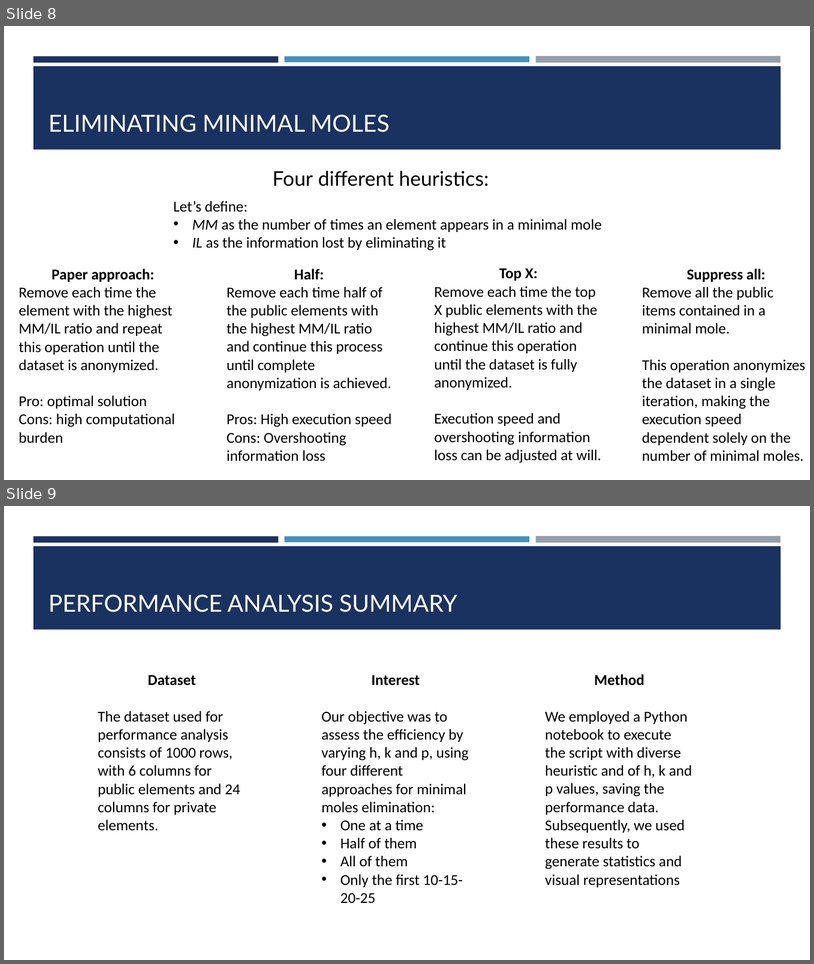
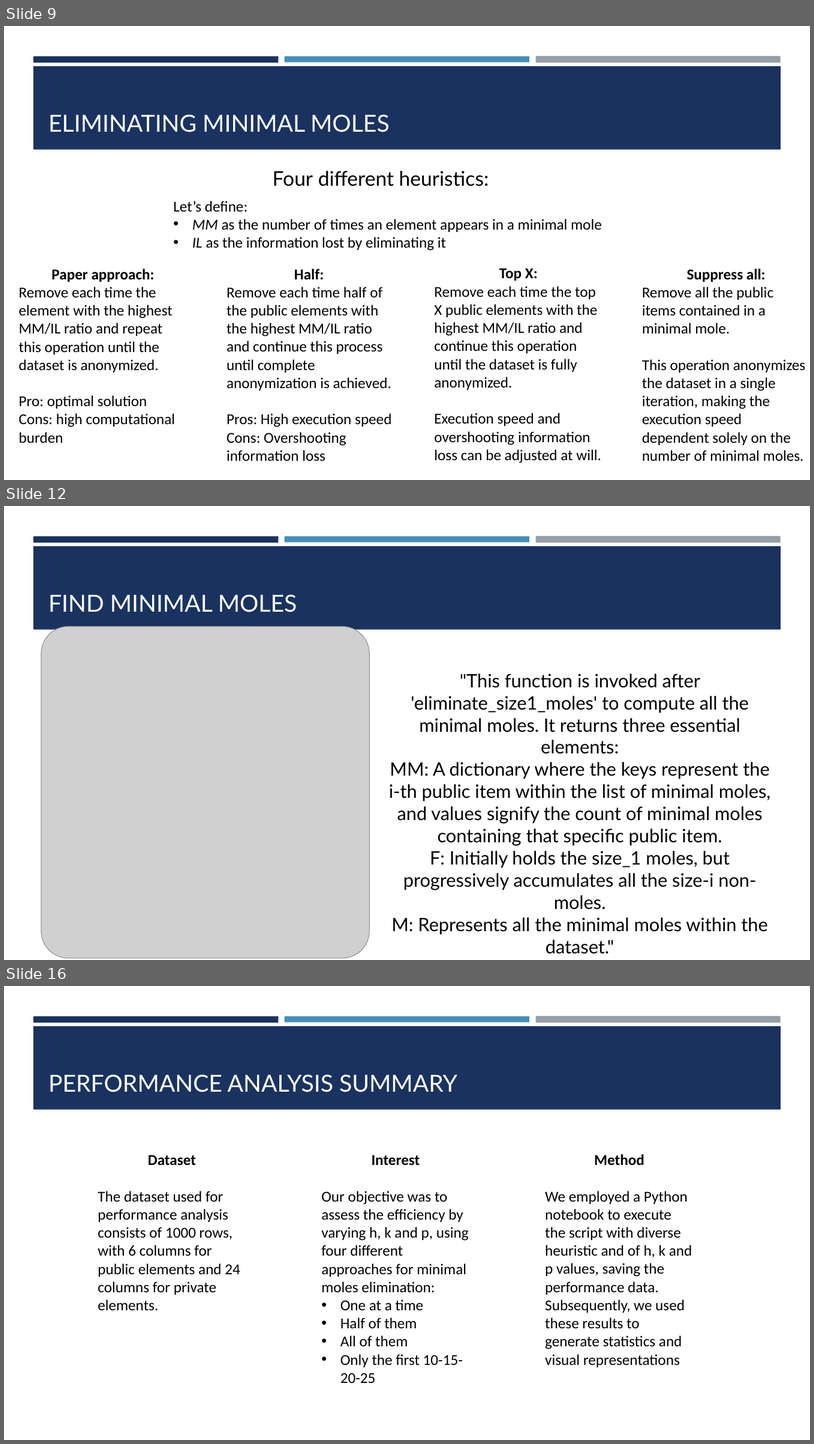
Before and after one commit to francesco-it-cpu/h-k-p-coherence, a slide deck: Data Protection & Privacy.pptx. Shown one above the other, each under a label of ours: slides 8 and 9 before the commit, slides 9, 12 and 16 after it; the slides between them are not shown. The pictures are 814x964 and 814x1444 pixels, drawn with LibreOffice and Linux fonts; fonts in the diff are those of the drawing; grey boxes stand for pictures. Boxes give left, top, right and bottom in pixels: in the first picture for what was removed or moved away, otherwise in the second. Text is boxed around its words. In the diff, an @@ line names an element or a change of style, - is before the commit and + after.

Commit message:
Presentation updated

```diff
--- a/Data Protection & Privacy.pptx
+++ b/Data Protection & Privacy.pptx
@@ slide 12 added at bbox=[4, 506, 810, 960], background #FFFFFF; not listed: 4 template elements that a slide beside it also shows @@
@@ title added at bbox=[48, 594, 297, 612], 28 pt, text #FFFFFF @@
+FIND MINIMAL MOLES
@@ picture added at bbox=[41, 627, 369, 958] @@
@@ text added at bbox=[389, 673, 771, 954], 22 pt, text #000000 @@
+"This function is invoked after 'eliminate_size1_moles' to compute all the minimal moles. It returns three essential elements:
+MM: A dictionary where the keys represent the i-th public item within the list of minimal moles, and values signify the count of minimal moles containing that specific public item.
+F: Initially holds the size_1 moles, but progressively accumulates all the size-i non-moles.
+M: Represents all the minimal moles within the dataset."
@@ what was slide 8 is now slide 9 @@
@@ what was slide 9 is now slide 16 @@
```
Also in this commit, not shown: 6 other slides added, 3 other files.
